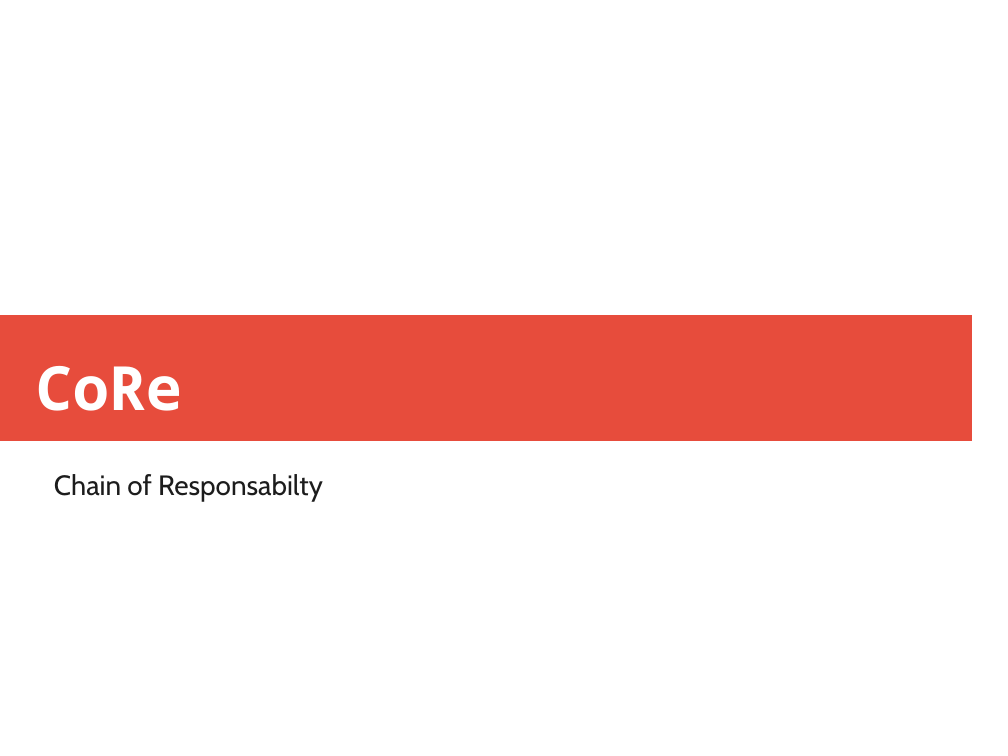
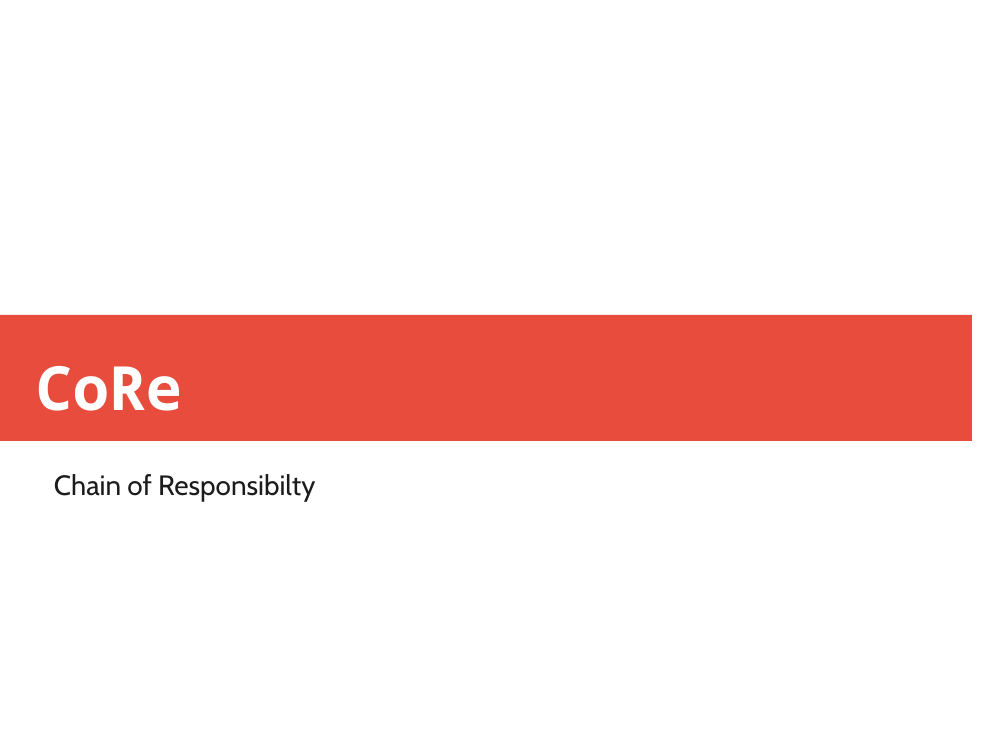
Before and after one commit to FontaineRiant/CoRe, a slide deck: slide 1 of presentation/core.pptx. Drawn at 1008x756 pixels with LibreOffice and Linux fonts; fonts in the diff are those of the drawing. Boxes give left, top, right and bottom in pixels: in the first picture for what was removed or moved away, otherwise in the second. Text is boxed around its words. In the diff, an @@ line names an element or a change of style, - is before the commit and + after.

Commit message:
mispelling

```diff
--- a/presentation/core.pptx
+++ b/presentation/core.pptx
@@ text at (x1=54, y1=474, x2=315, y2=502): text changed @@
-Chain of Responsabilty
+Chain of Responsibilty
```
